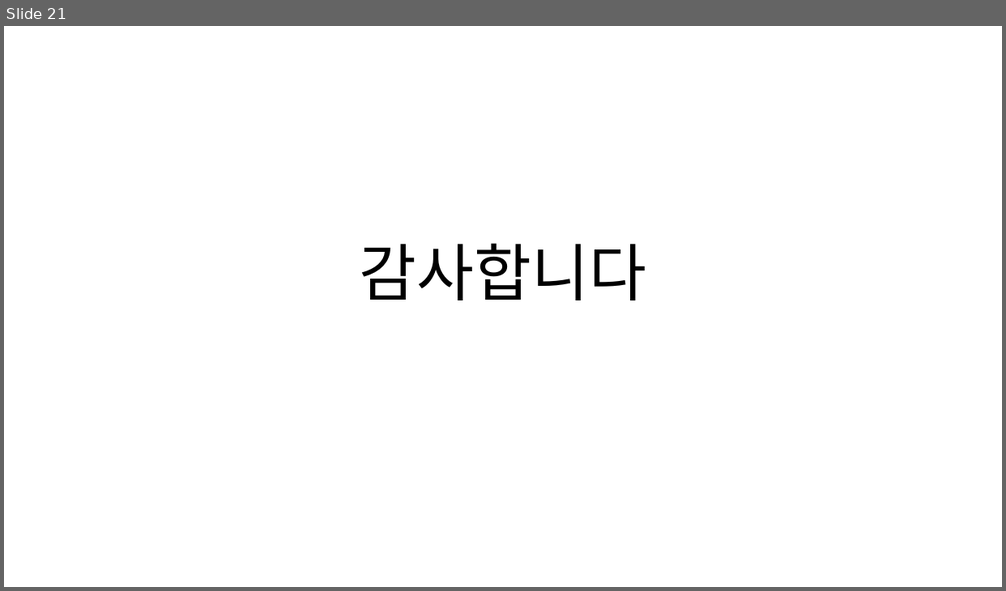
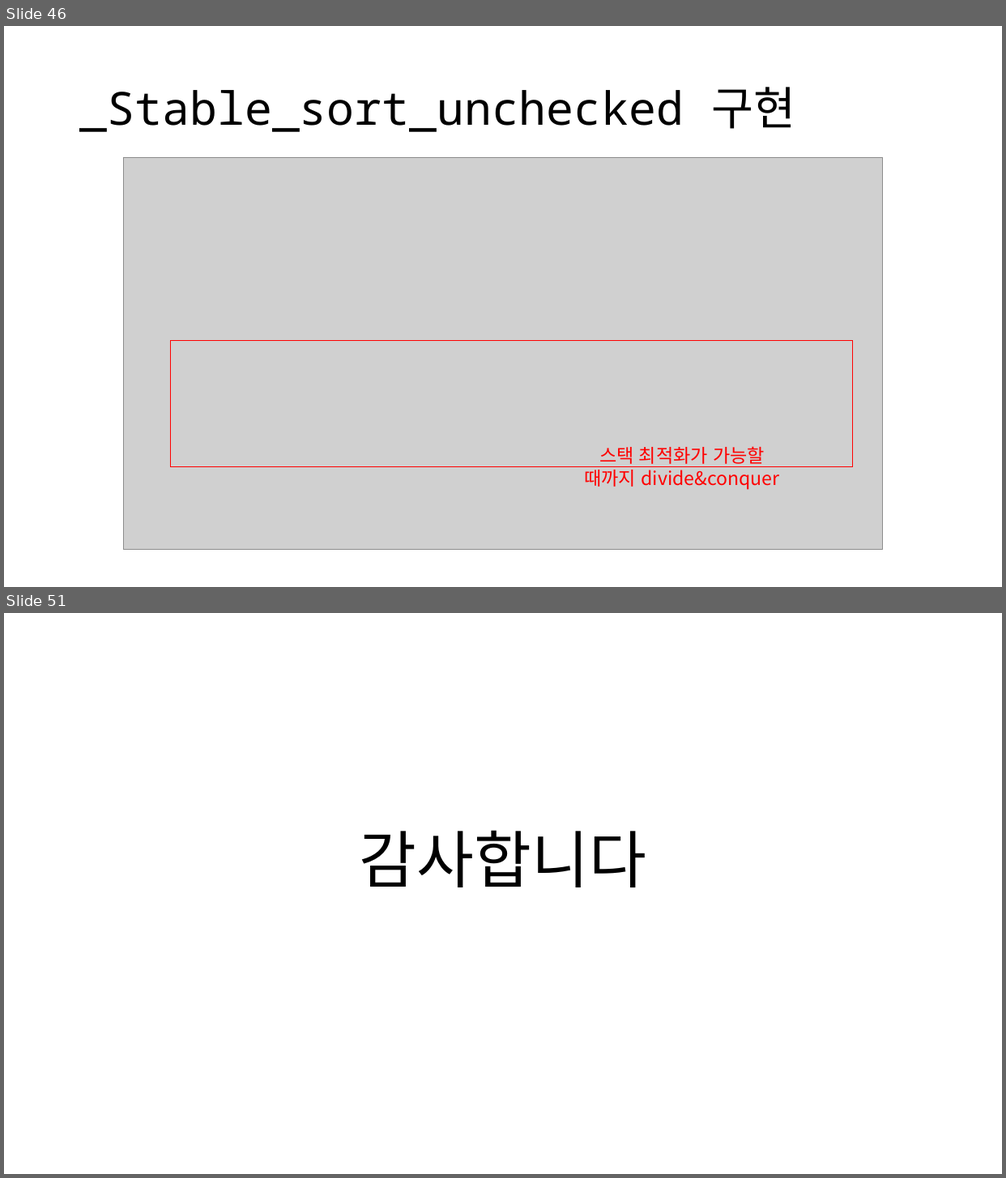
Before and after one commit to OptimizationStudy/Repo2019, a slide deck: opt_study_sorting_operations.pptx. Shown one above the other, each under a label of ours: slide 21 before the commit, slides 46 and 51 after it; the slides between them are not shown. The pictures are 1006x591 and 1006x1178 pixels, drawn with LibreOffice and Linux fonts; fonts in the diff are those of the drawing; grey boxes stand for pictures. Boxes give left, top, right and bottom in pixels: in the first picture for what was removed or moved away, otherwise in the second. Text is boxed around its words. In the diff, an @@ line names an element or a change of style, - is before the commit and + after.

Commit message:
update partial_sort, stable_sort

```diff
--- a/opt_study_sorting_operations.pptx
+++ b/opt_study_sorting_operations.pptx
@@ slide 46 added at (4,26,1002,587), background #FFFFFF @@
@@ title added at (80,87,796,132), 44 pt, text #000000 @@
+_Stable_sort_unchecked 구현
@@ picture added at (123,158,883,549) @@
@@ rectangle added at (170,341,852,467), outline #FF0000 1 pt @@
@@ text added at (584,446,780,489), 18 pt, text #FF0000 @@
+스택 최적화가 가능할 때까지 divide&conquer
@@ what was slide 21 is now slide 51 @@
```
Also in this commit, not shown: 1 slide changed, 29 other slides added.
